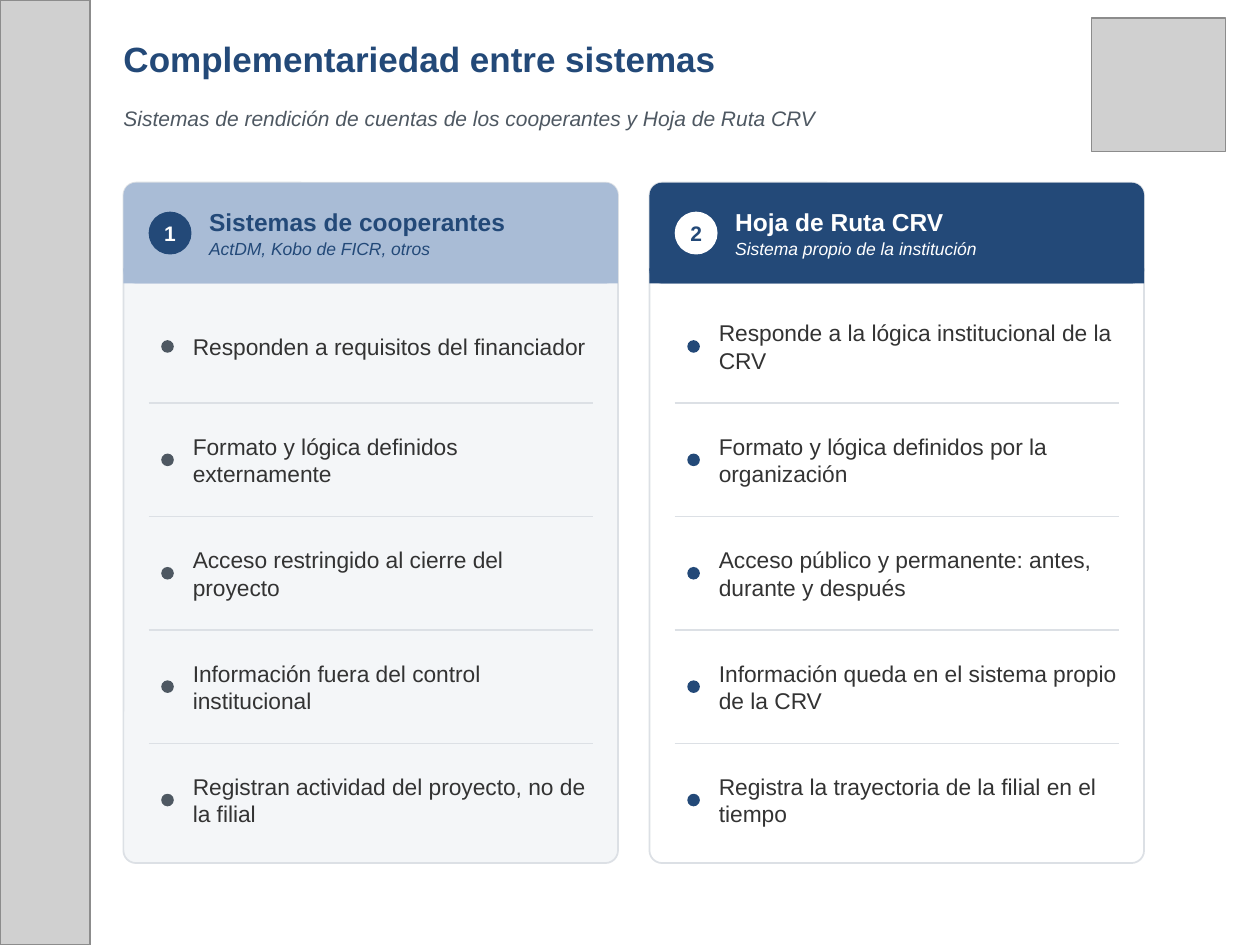
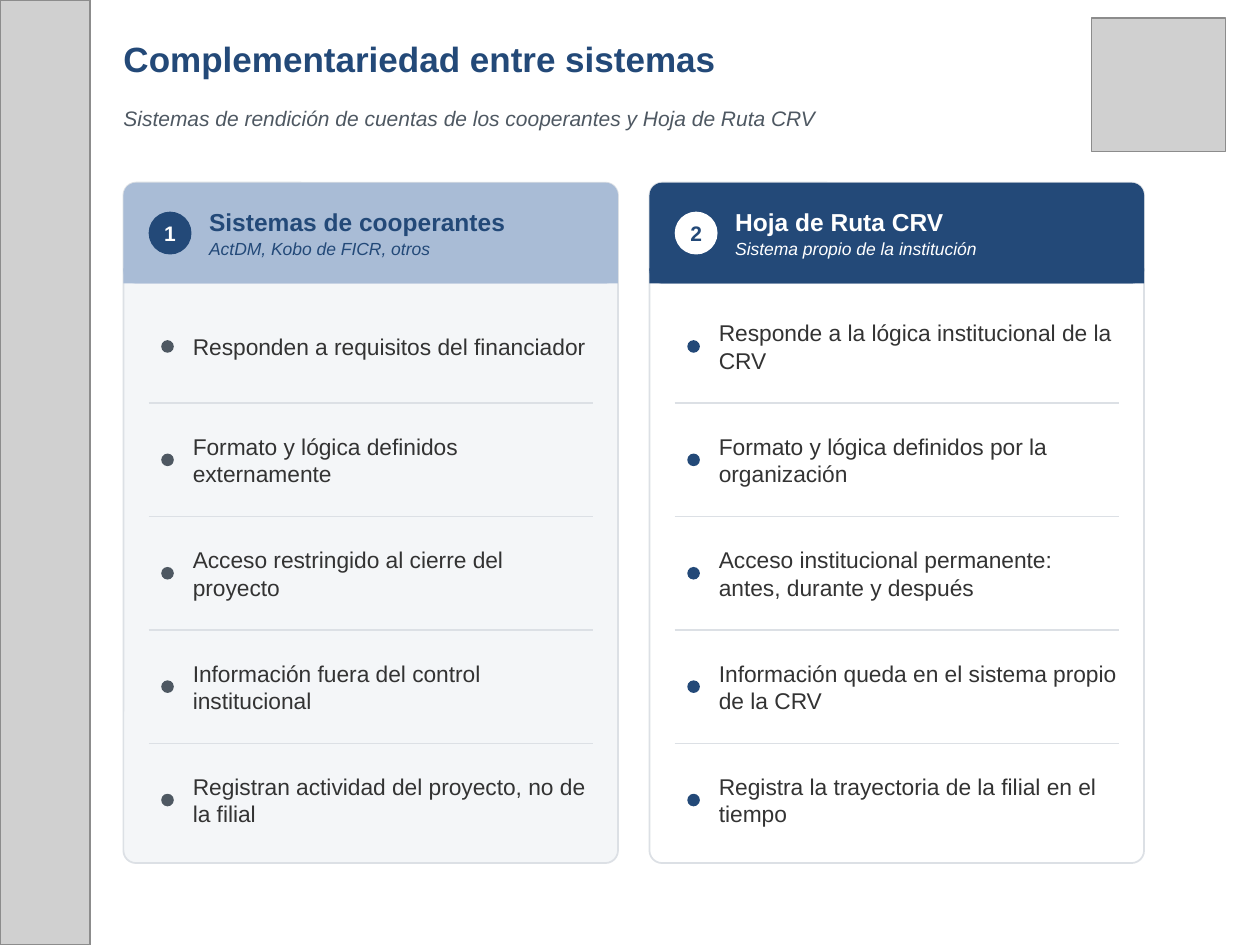
Before and after one commit to fmblancop/Hoja-de-Ruta-CRV, a slide deck: slide 9 of Hoja_de_Ruta_CRV_presentacion.pptx (slide 8 before the commit). Drawn at 1260x945 pixels with LibreOffice and Linux fonts; fonts in the diff are those of the drawing; grey boxes stand for pictures. Boxes give left, top, right and bottom in pixels: in the first picture for what was removed or moved away, otherwise in the second. Text is boxed around its words. In the diff, an @@ line names an element or a change of style, - is before the commit and + after.

```diff
--- a/Hoja_de_Ruta_CRV_presentacion.pptx
+++ b/Hoja_de_Ruta_CRV_presentacion.pptx
@@ text at (x1=719, y1=551, x2=1051, y2=600): text changed @@
-Acceso público y permanente: antes, durante y después
+Acceso institucional permanente: antes, durante y después
```
Also in this commit, not shown: 2 other slides changed, 4 slides added, 3 slides removed.
